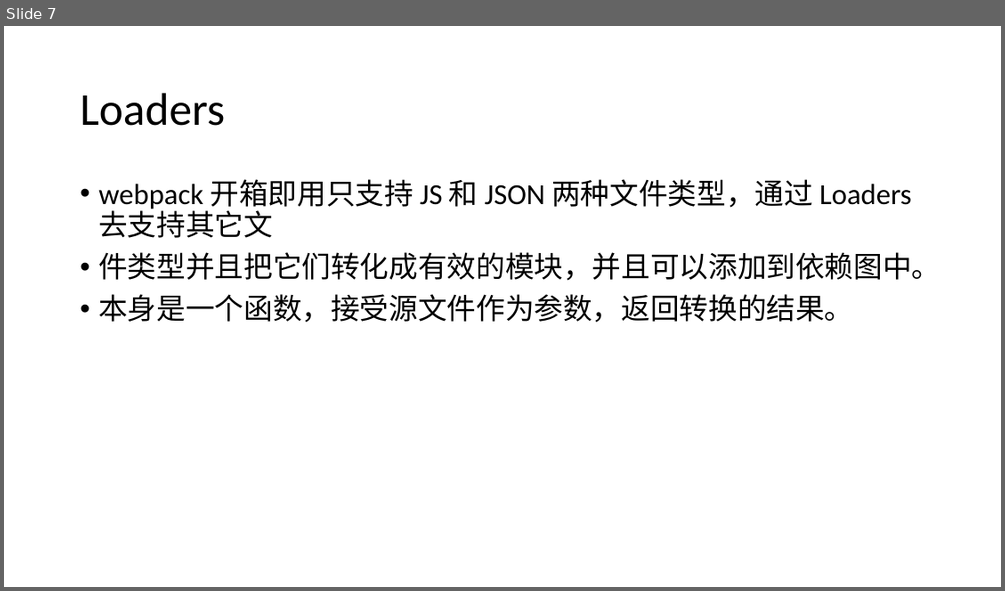
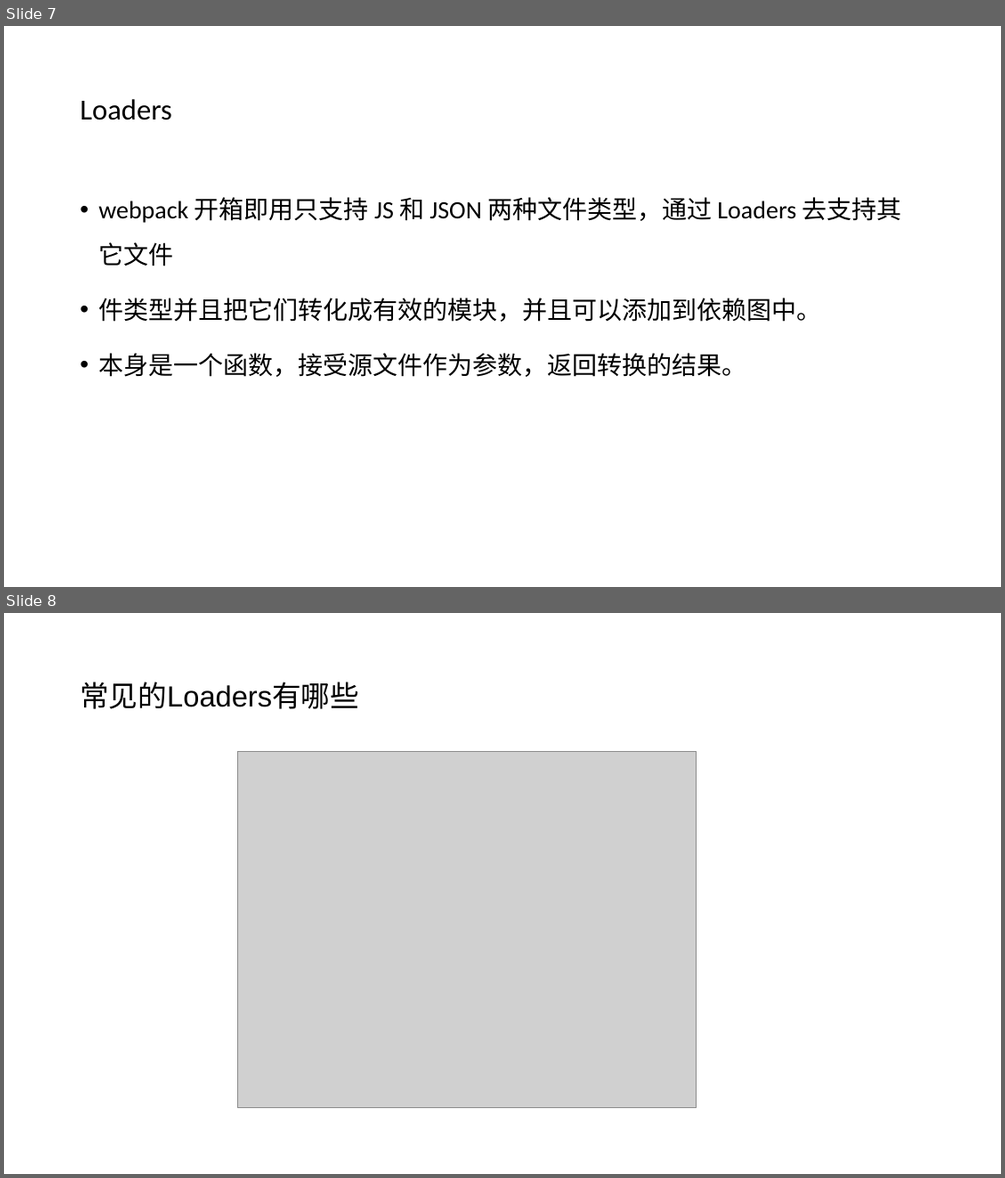
Before and after one commit to SmartWuJun/Demo, a slide deck: webpack.pptx. Shown one above the other, each under a label of ours: slide 7 before the commit, slides 7 and 8 after it. The pictures are 1005x591 and 1005x1178 pixels, drawn with LibreOffice and Linux fonts; fonts in the diff are those of the drawing; grey boxes stand for pictures. Boxes give left, top, right and bottom in pixels: in the first picture for what was removed or moved away, otherwise in the second. Text is boxed around its words. In the diff, an @@ line names an element or a change of style, - is before the commit and + after.

```diff
--- a/webpack.pptx
+++ b/webpack.pptx
@@ slide 8 added at [4, 613, 1001, 1174], background #FFFFFF @@
@@ title added at [80, 682, 359, 709], 28 pt, text #000000 @@
+常见的Loaders有哪些
@@ picture added at [238, 751, 696, 1107] @@
@@ slide 7 changed as well @@
@@ title "Loaders" at [80, 99, 171, 120]: size 44 to 28 pt @@
@@ text at [98, 197, 902, 266]: text changed; size 28 to 24 pt @@
-• webpack 开箱即用只支持 JS 和 JSON 两种文件类型，通过 Loaders 去支持其它文
+• webpack 开箱即用只支持 JS 和 JSON 两种文件类型，通过 Loaders 去支持其它文件
@@ text at [98, 297, 821, 377]: size 28 to 24 pt in "件类型并且把它们转化成有效的模块，并且可以添加到依赖图中。", "本身是一个函数，接受源文件作为参数，返回转换的结果。"; line spacing 0.9 to 1.5 @@
```
Also in this commit, not shown: 9 other slides changed, 5 other slides added, 2 slides removed, 7 other files.
